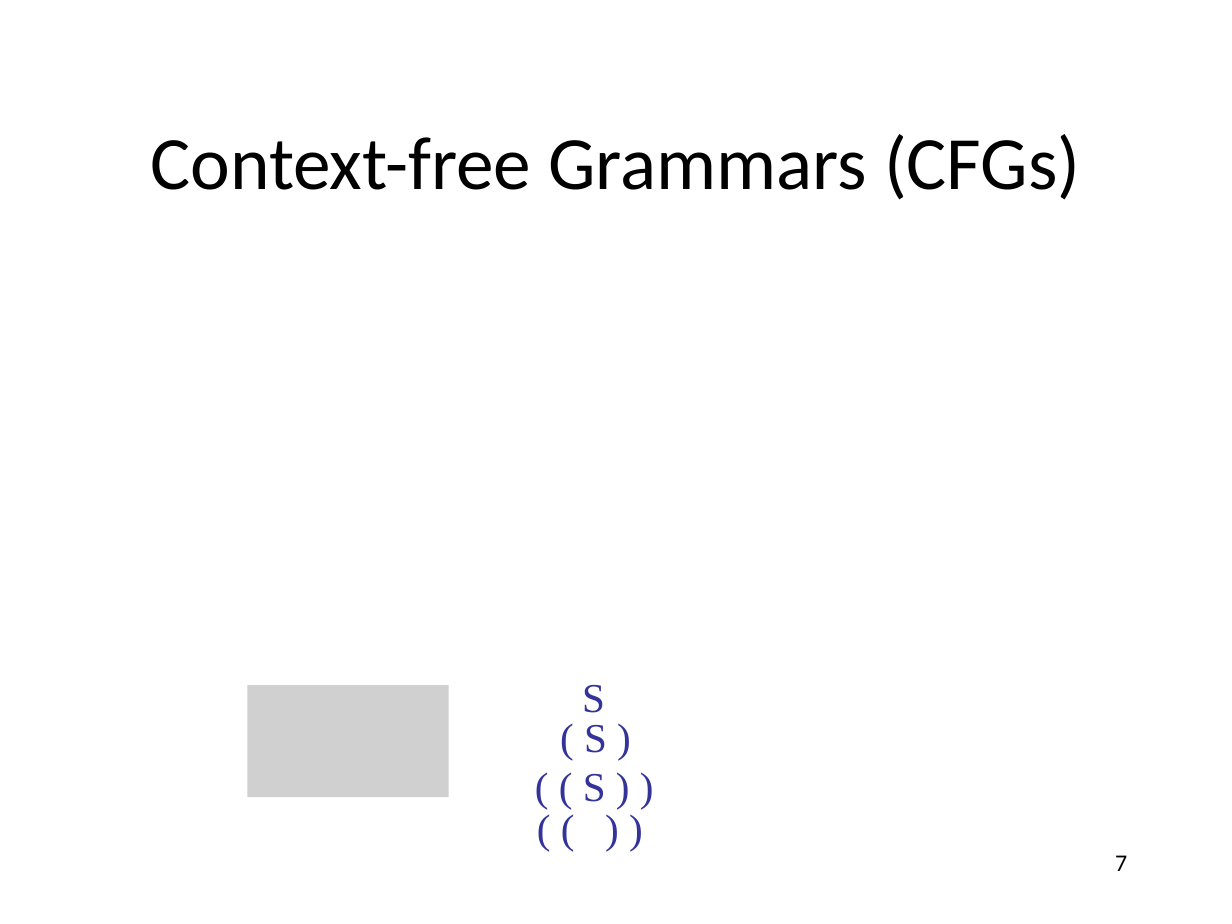
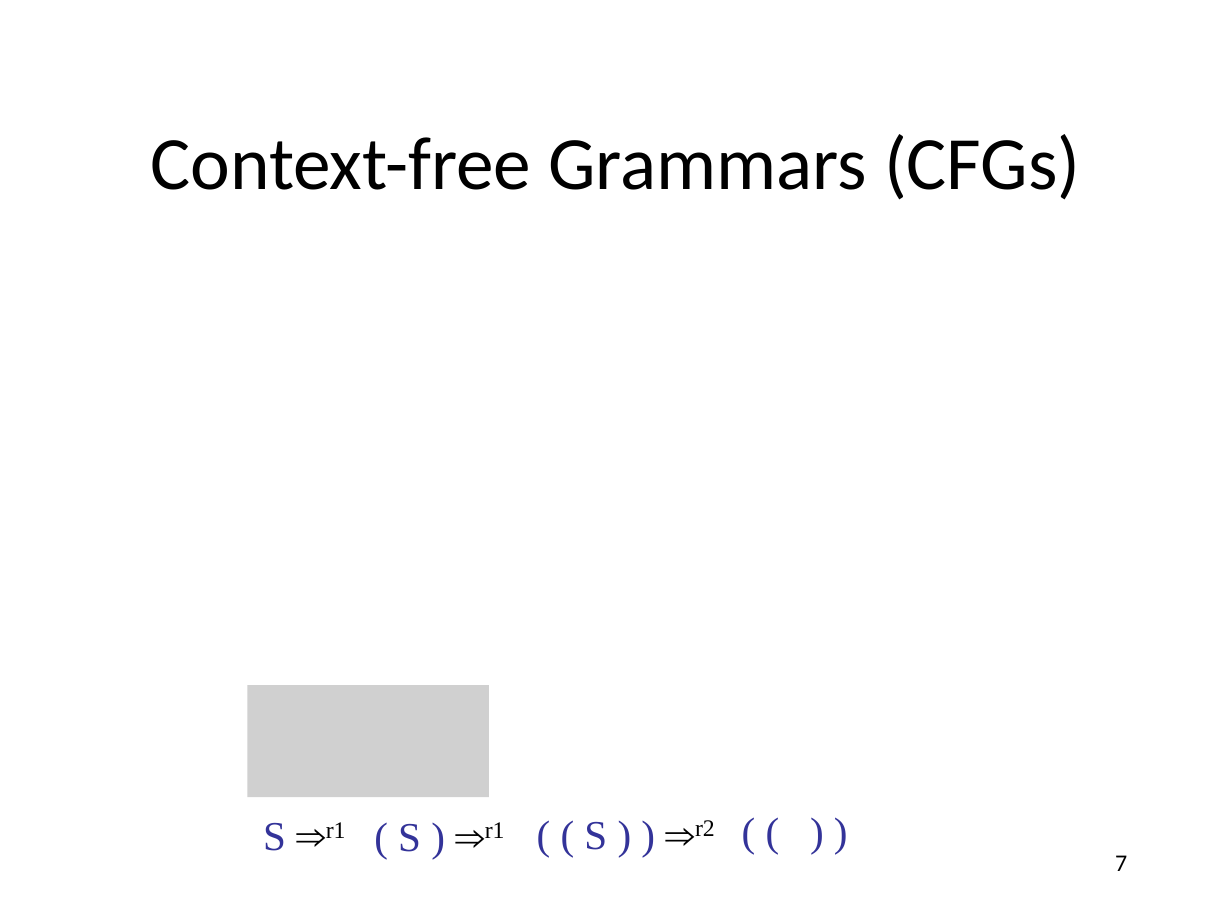
Before and after one commit to anoopsarkar/compilers-class, a slide deck: slide 7 of assets/ppt/cfg/cfg1-intro.pptx. Drawn at 1232x924 pixels with LibreOffice and Linux fonts; fonts in the diff are those of the drawing; grey boxes stand for pictures. Boxes give left, top, right and bottom in pixels: in the first picture for what was removed or moved away, otherwise in the second. Text is boxed around its words. In the diff, an @@ line names an element or a change of style, - is before the commit and + after.

Commit message:
updated cfg1 slides

```diff
--- a/assets/ppt/cfg/cfg1-intro.pptx
+++ b/assets/ppt/cfg/cfg1-intro.pptx
@@ picture: place and size @@
-picture at (248, 685, 448, 797)
+picture at (248, 685, 489, 797)
@@ text "( ( ) )": place and size @@
-text "( ( ) )" at (525, 796, 697, 857)
+text "( ( ) )" at (729, 800, 902, 861)
@@ text at (263, 822, 346, 851): text changed; text colour #333399 to #000000 @@
-S
+S ⇒r1
@@ text at (398, 822, 505, 852): text changed @@
-( S )
+( S ) ⇒r1
@@ text at (584, 820, 715, 850): text changed @@
-( ( S ) )
+( ( S ) ) ⇒r2
```
Also in this commit, not shown: 1 other file.
